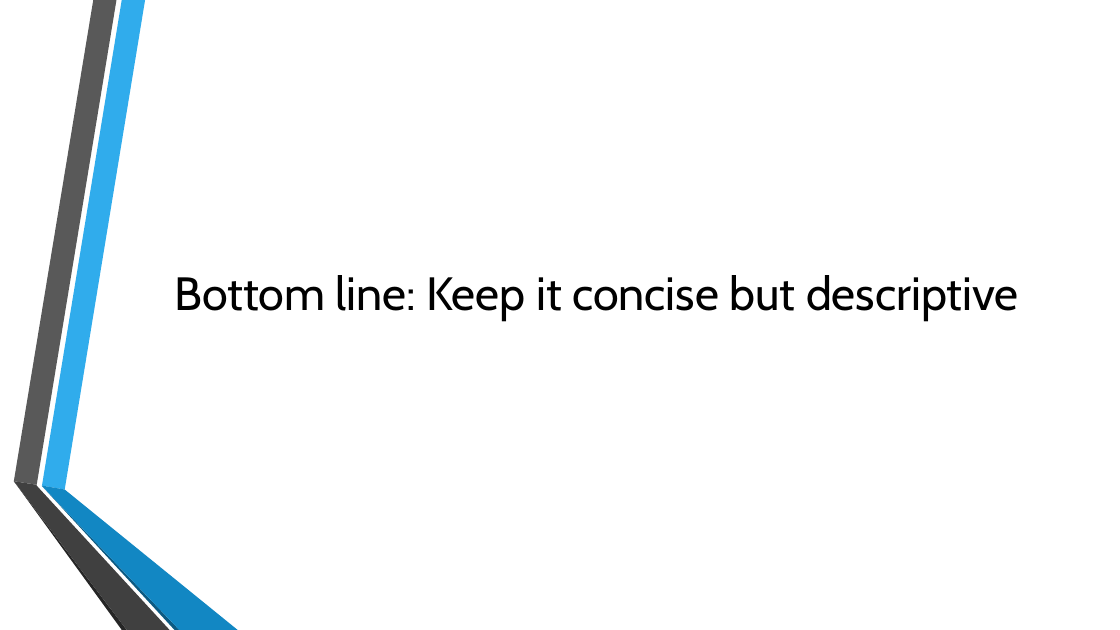
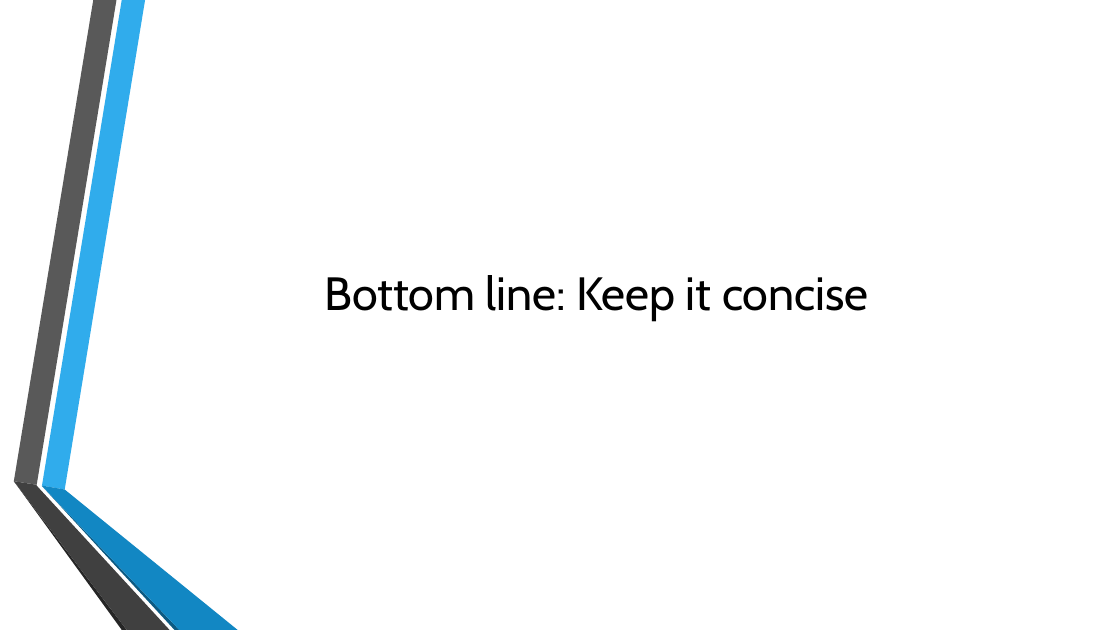
Before and after one commit to divalbanerjee/Programming, a slide deck: slide 7 of etc/organization.pptx. Drawn at 1120x630 pixels with LibreOffice and Linux fonts; fonts in the diff are those of the drawing; background and template pictures are left out. Boxes give left, top, right and bottom in pixels: in the first picture for what was removed or moved away, otherwise in the second. Text is boxed around its words. In the diff, an @@ line names an element or a change of style, - is before the commit and + after.

```diff
--- a/etc/organization.pptx
+++ b/etc/organization.pptx
@@ title at [324, 275, 869, 321]: text changed @@
-Bottom line: Keep it concise but descriptive
+Bottom line: Keep it concise
```
Also in this commit, not shown: 3 other slides changed, 19 slides added, 1 slide removed.
